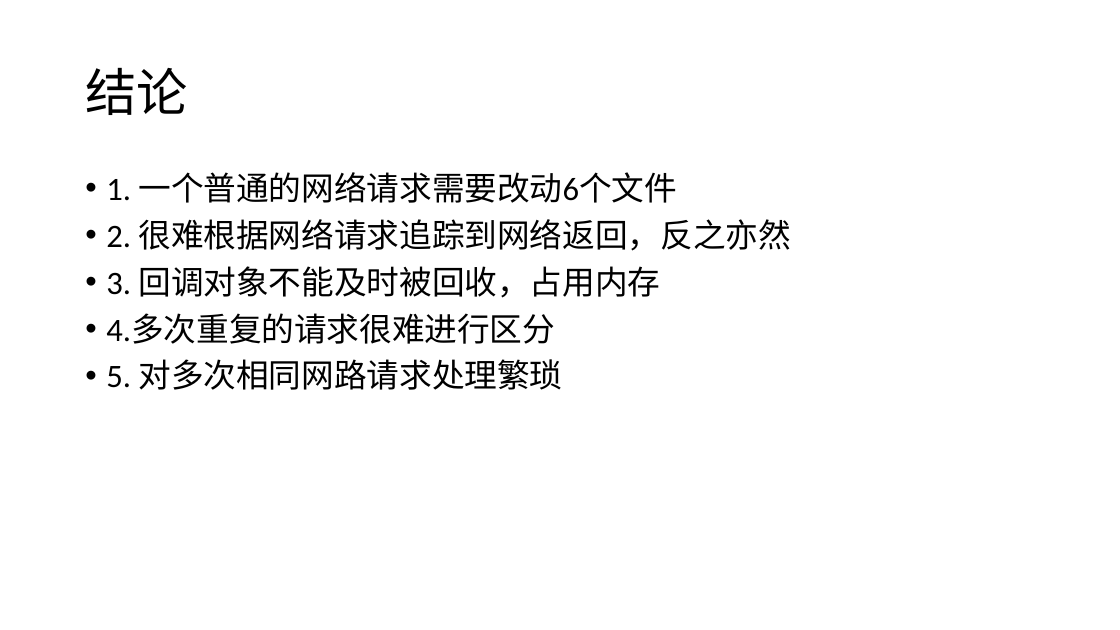
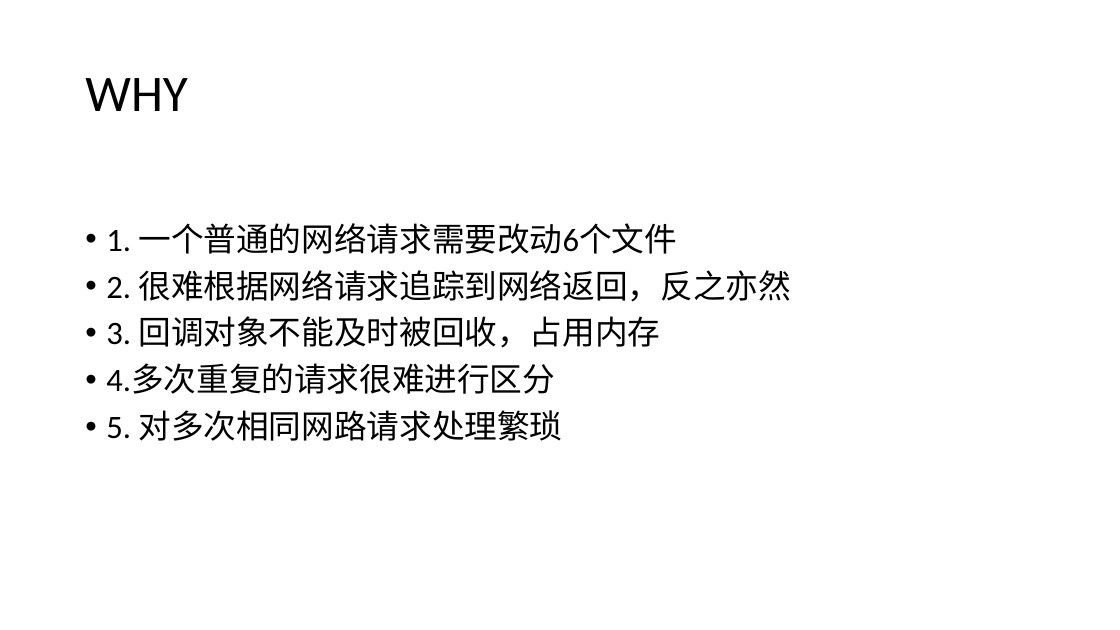
Before and after one commit to daisongsong1991/ppt, a slide deck: slide 13 of net_ppt.pptx (slide 14 before the commit). Drawn at 1120x630 pixels with LibreOffice and Linux fonts; fonts in the diff are those of the drawing. Boxes give left, top, right and bottom in pixels: in the first picture for what was removed or moved away, otherwise in the second. Text is boxed around its words. In the diff, an @@ line names an element or a change of style, - is before the commit and + after.

```diff
--- a/net_ppt.pptx
+++ b/net_ppt.pptx
@@ title at <box>85,78,188,111</box>: text changed @@
-结论
+WHY
@@ text "1. 一个普通的网络请求需要改动6个文件": place and size @@
-text "1. 一个普通的网络请求需要改动6个文件" at <box>106,172,791,390</box>
+text "1. 一个普通的网络请求需要改动6个文件" at <box>106,223,791,441</box>
```
Also in this commit, not shown: 2 other slides changed, 1 slide removed.
